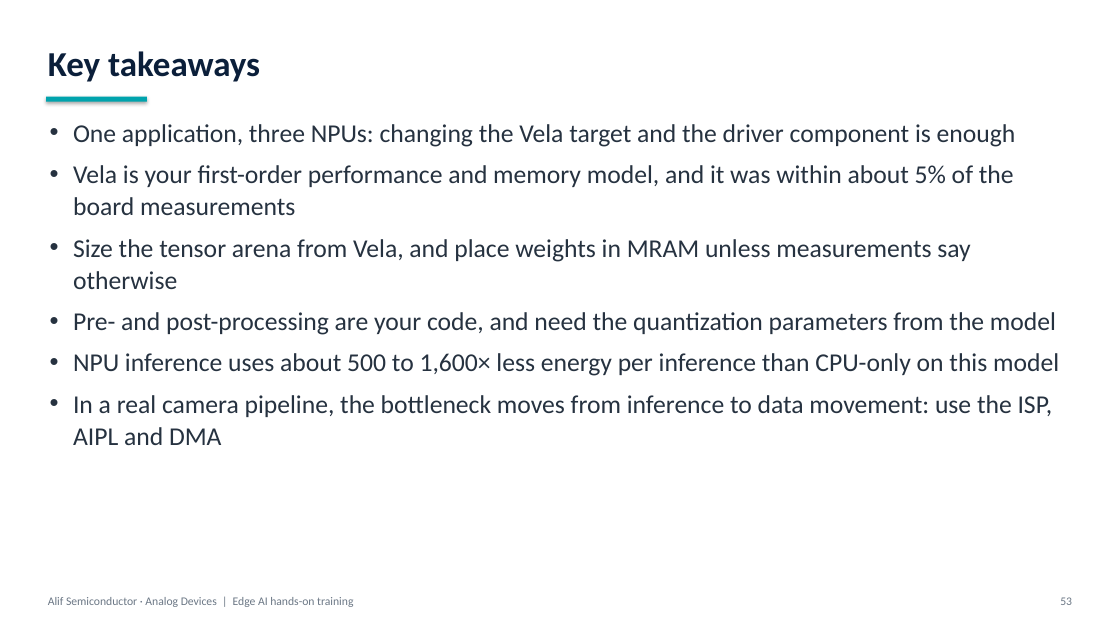
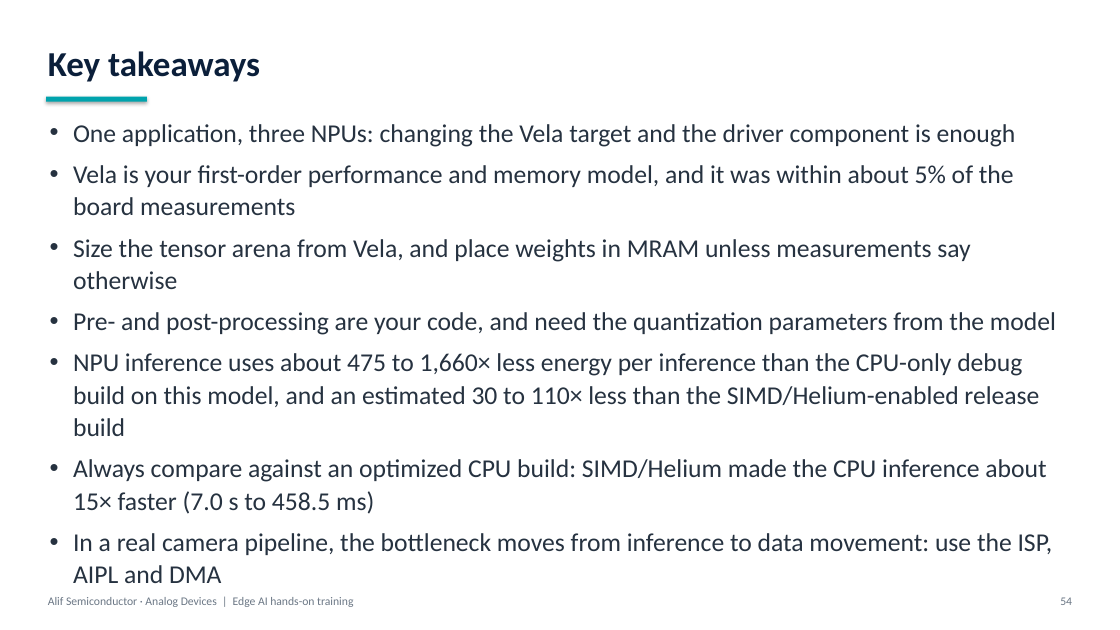
Before and after one commit to alifsemi/alif_ml-training, a slide deck: slide 54 of training/alif_ml_training.pptx (slide 53 before the commit). Drawn at 1120x630 pixels with LibreOffice and Linux fonts; fonts in the diff are those of the drawing. Boxes give left, top, right and bottom in pixels: in the first picture for what was removed or moved away, otherwise in the second. Text is boxed around its words. In the diff, an @@ line names an element or a change of style, - is before the commit and + after.

Commit message:
SIMD optimized CPU result

```diff
--- a/training/alif_ml_training.pptx
+++ b/training/alif_ml_training.pptx
@@ text at <box>73,353,1046,514</box>: text changed @@
-• NPU inference uses about 500 to 1,600× less energy per inference than CPU-only on this model
+• NPU inference uses about 475 to 1,660× less energy per inference than the CPU-only debug build on this model, and an estimated 30 to 110× less than the SIMD/Helium-enabled release build
+• Always compare against an optimized CPU build: SIMD/Helium made the CPU inference about 15× faster (7.0 s to 458.5 ms)
@@ text at <box>1060,597,1072,605</box>: text changed @@
-53
+54
```
Also in this commit, not shown: 37 other slides changed, 1 slide added, 9 other files.
